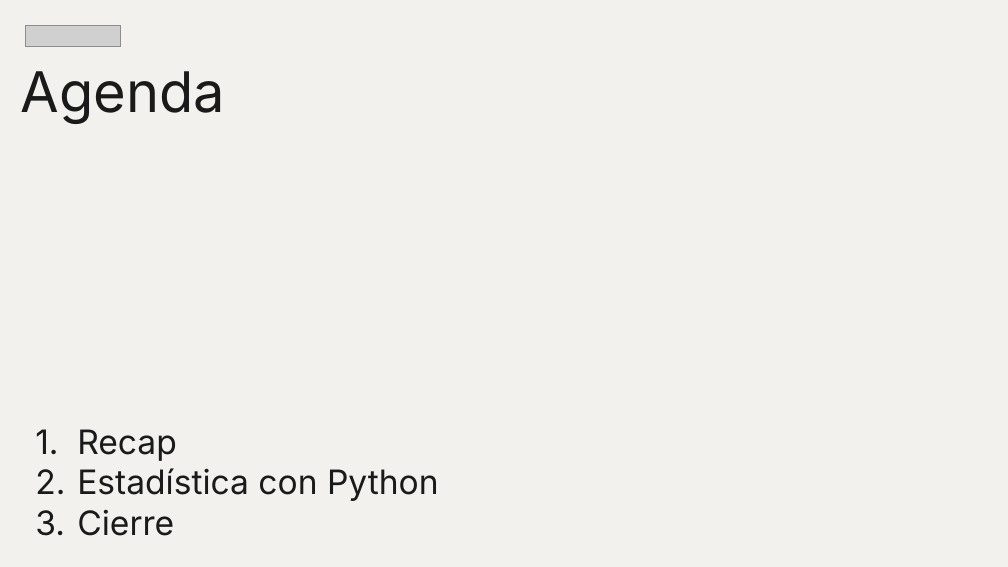
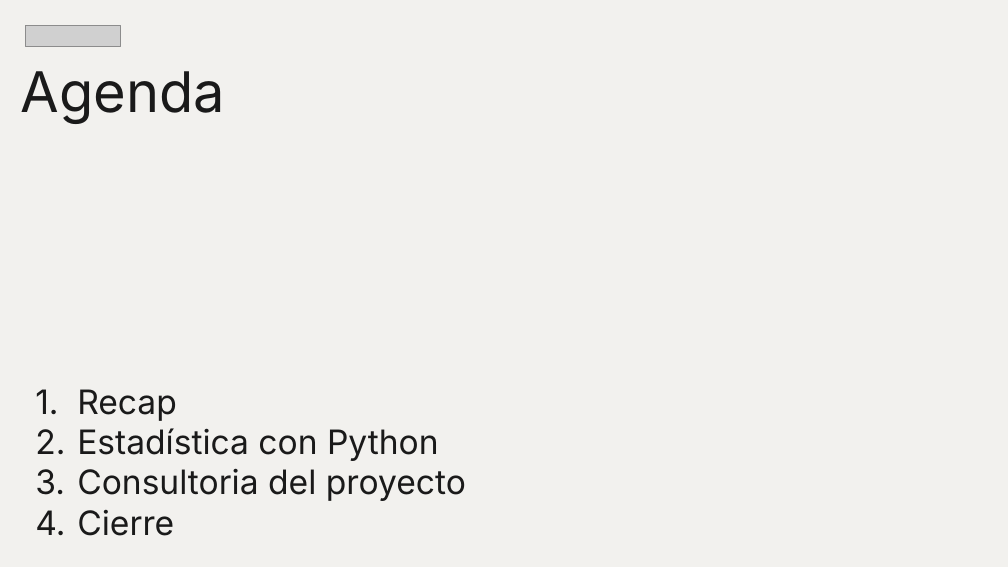
Before and after one commit to ljpiere/data_python_classes, a slide deck: slide 2 of DA/Webinar 11 - Sprint 5 - Pruebas hipotesis/Webinar_9_2.pptx. Drawn at 1008x567 pixels with LibreOffice and Linux fonts; fonts in the diff are those of the drawing; grey boxes stand for pictures. Boxes give left, top, right and bottom in pixels: in the first picture for what was removed or moved away, otherwise in the second. Text is boxed around its words. In the diff, an @@ line names an element or a change of style, - is before the commit and + after.

```diff
--- a/DA/Webinar 11 - Sprint 5 - Pruebas hipotesis/Webinar_9_2.pptx
+++ b/DA/Webinar 11 - Sprint 5 - Pruebas hipotesis/Webinar_9_2.pptx
@@ subtitle at <box>77,468,466,501</box>: paragraph added @@
+3. Consultoria del proyecto
```
Also in this commit, not shown: 1 other slide changed, 12 other files.
